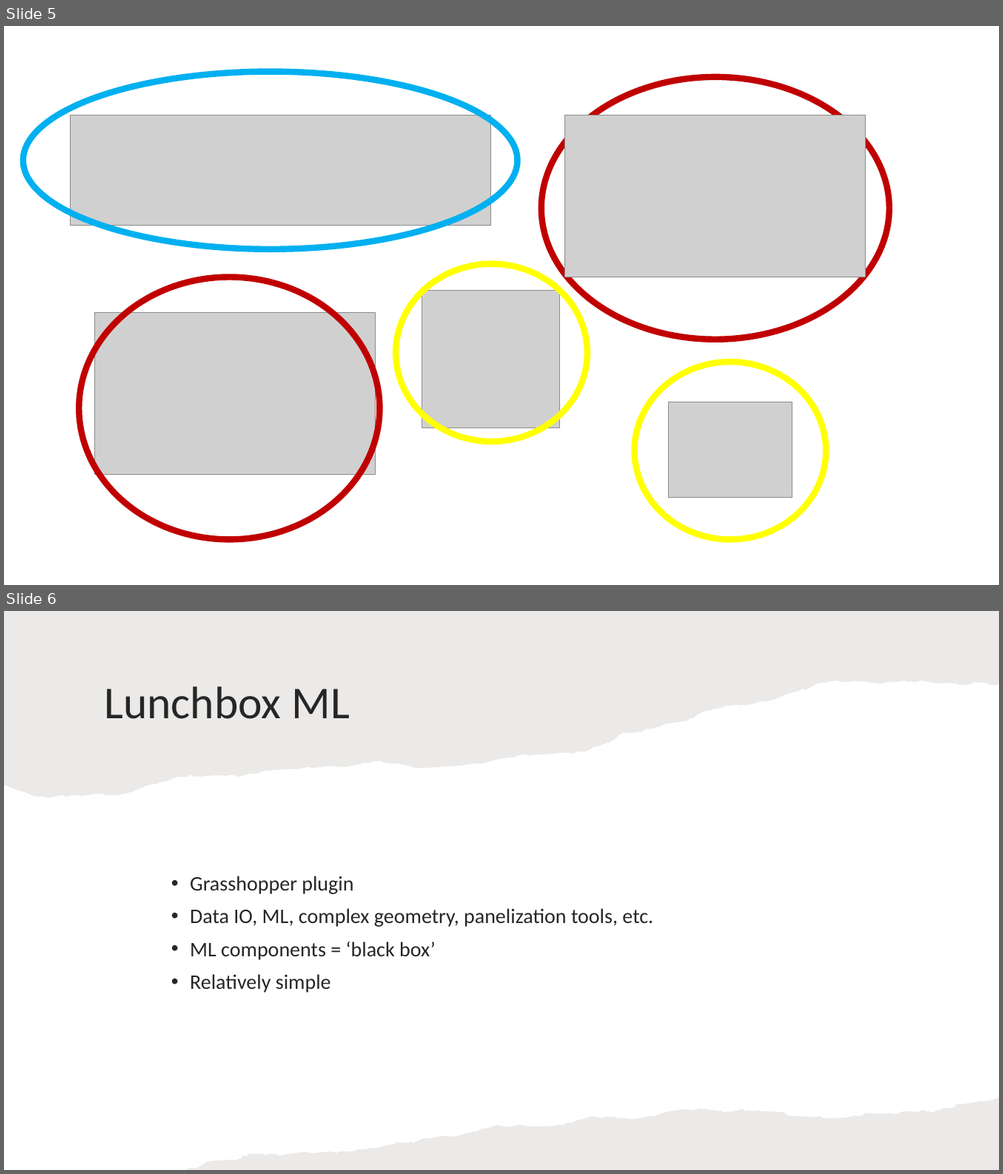
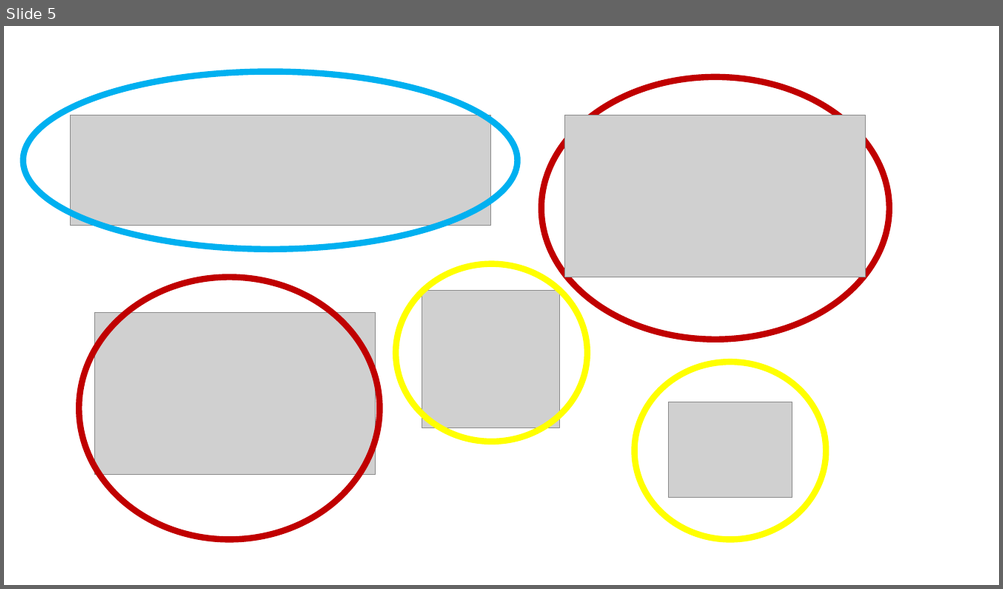
Before and after one commit to prxsto/529-ML-research, a slide deck: presentation1.pptx. Shown one above the other, each under a label of ours: slides 5 and 6 before the commit, slide 5 after it. The pictures are 1003x1174 and 1003x589 pixels, drawn with LibreOffice and Linux fonts; fonts in the diff are those of the drawing; grey boxes stand for pictures. Boxes give left, top, right and bottom in pixels: in the first picture for what was removed or moved away, otherwise in the second. Text is boxed around its words. In the diff, an @@ line names an element or a change of style, - is before the commit and + after.

```diff
--- a/presentation1.pptx
+++ b/presentation1.pptx
@@ slide 6 removed at bbox=[4, 611, 999, 1170], background #FFFFFF @@
@@ freeform shape removed at bbox=[4, 611, 999, 798] @@
@@ title removed at bbox=[104, 686, 350, 719] @@
-Lunchbox ML
@@ text removed at bbox=[190, 876, 653, 993] @@
-• Grasshopper plugin
-• Data IO, ML, complex geometry, panelization tools, etc.
-• ML components = ‘black box’
-• Relatively simple
@@ freeform shape removed at bbox=[185, 1098, 999, 1170] @@
```
Also in this commit, not shown: 3 slides changed, 4 slides added, 9 other slides removed, 3 other files.
